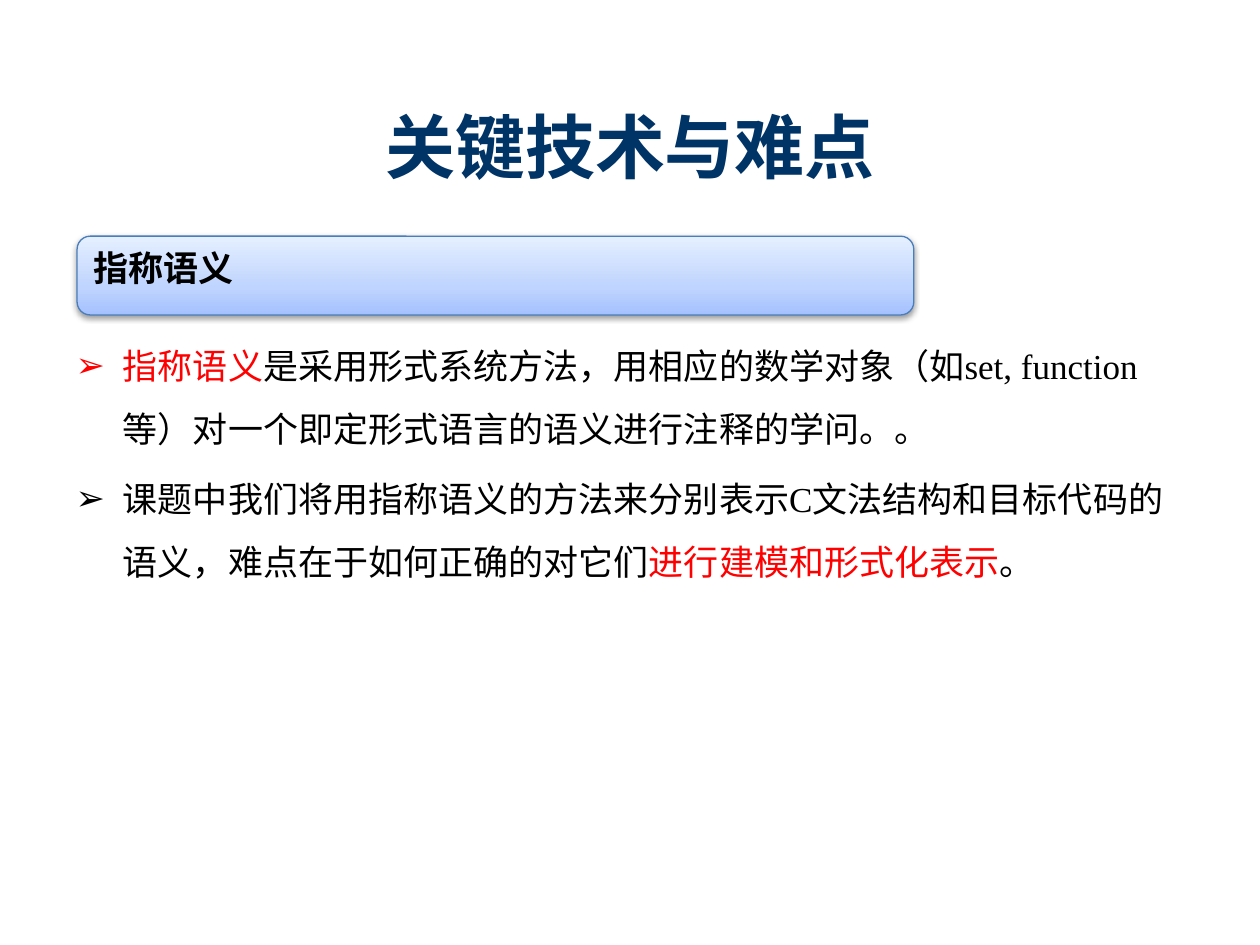
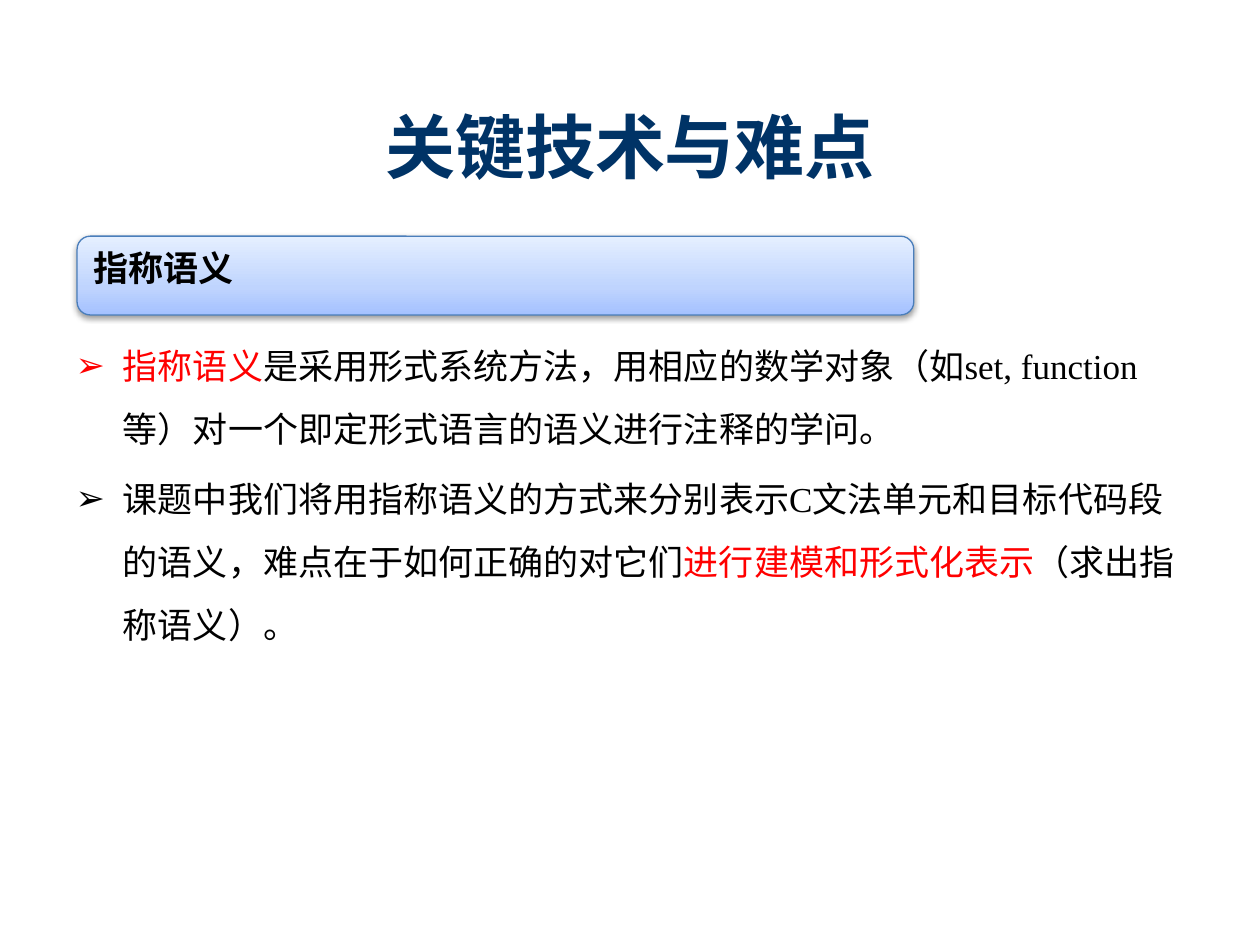
Before and after one commit to destiny1991/--2014--destiny, a slide deck: slide 22 of 开题/SY1406108_陈志伟_开题ppt.pptx. Drawn at 1260x945 pixels with LibreOffice and Linux fonts; fonts in the diff are those of the drawing; background and template pictures are left out. Boxes give left, top, right and bottom in pixels: in the first picture for what was removed or moved away, otherwise in the second. Text is boxed around its words. In the diff, an @@ line names an element or a change of style, - is before the commit and + after.

```diff
--- a/开题/SY1406108_陈志伟_开题ppt.pptx
+++ b/开题/SY1406108_陈志伟_开题ppt.pptx
@@ text at [123,349,1175,642]: text changed @@
-➢ 指称语义是采用形式系统方法，用相应的数学对象（如set, function等）对一个即定形式语言的语义进行注释的学问。。
-➢ 课题中我们将用指称语义的方法来分别表示C文法结构和目标代码的语义，难点在于如何正确的对它们进行建模和形式化表示。
+➢ 指称语义是采用形式系统方法，用相应的数学对象（如set, function等）对一个即定形式语言的语义进行注释的学问。
+➢ 课题中我们将用指称语义的方式来分别表示C文法单元和目标代码段的语义，难点在于如何正确的对它们进行建模和形式化表示（求出指称语义）。
```
Also in this commit, not shown: 8 other slides changed, 4 other files.
